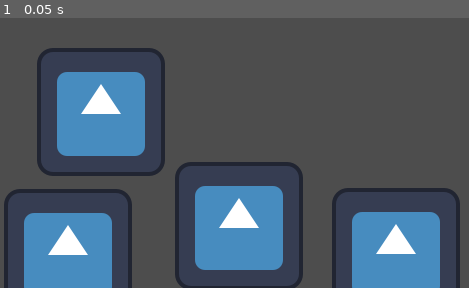
Above: before the commit, frame 1.
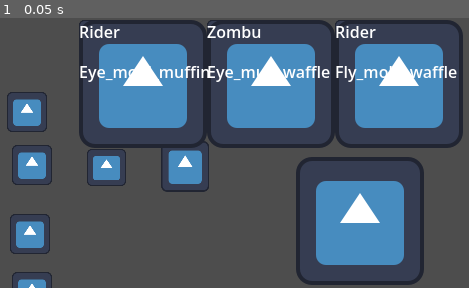
Above: after the commit, the same moment.

Repository: KiberDimon/OurTvorenie
Game: Godot game, scene res://scenes/main_ui.tscn
Two runs of this game, one before a commit and one after it. Both use one fixed random seed, a clock stepped at 60 frames per second and the inputs below. This scene is started directly instead of the project's main scene. The engine's default icon, where the game draws it, is replaced by a stand-in: a white triangle on a blue panel in a dark square.
Inputs:
- Up to frame 1 (0.05 s): no input

The runs differ from the first frame. In frame 1, 50% of the frame differs, in the area x 0-99%, y 0-100%.

Commit message:
Гости пришли

Diff:
--- /dev/null
+++ b/resources/guests/arahno.tres
@@ -0,0 +1,11 @@
+[gd_resource type="Resource" script_class="GuestData" format=3 uid="uid://6lcj56u7ajar"]
+
+[ext_resource type="Script" uid="uid://xnyy3k1u1ref" path="res://scripts/guest_data.gd" id="1_beatn"]
+[ext_resource type="Texture2D" uid="uid://coxfn4vjoty7y" path="res://assets/icon.svg" id="2_gs0gt"]
+
+[resource]
+script = ExtResource("1_beatn")
+id = &"arahno"
+display_name = "Arahno"
+texture = ExtResource("2_gs0gt")
+metadata/_custom_type_script = "uid://xnyy3k1u1ref"
--- /dev/null
+++ b/resources/guests/lurker.tres
@@ -0,0 +1,11 @@
+[gd_resource type="Resource" script_class="GuestData" format=3 uid="uid://d0x4iarce7skw"]
+
+[ext_resource type="Script" uid="uid://xnyy3k1u1ref" path="res://scripts/guest_data.gd" id="1_e8kx6"]
+[ext_resource type="Texture2D" uid="uid://coxfn4vjoty7y" path="res://assets/icon.svg" id="2_2k8ue"]
+
+[resource]
+script = ExtResource("1_e8kx6")
+id = &"lurker"
+display_name = "Lurker"
+texture = ExtResource("2_2k8ue")
+metadata/_custom_type_script = "uid://xnyy3k1u1ref"
--- /dev/null
+++ b/resources/guests/rider.tres
@@ -0,0 +1,11 @@
+[gd_resource type="Resource" script_class="GuestData" format=3 uid="uid://csm6ok0fww6ea"]
+
+[ext_resource type="Script" uid="uid://xnyy3k1u1ref" path="res://scripts/guest_data.gd" id="1_r8ug4"]
+[ext_resource type="Texture2D" uid="uid://coxfn4vjoty7y" path="res://assets/icon.svg" id="2_o6mve"]
+
+[resource]
+script = ExtResource("1_r8ug4")
+id = &"rider"
+display_name = "Rider"
+texture = ExtResource("2_o6mve")
+metadata/_custom_type_script = "uid://xnyy3k1u1ref"
--- /dev/null
+++ b/resources/guests/shkelet.tres
@@ -0,0 +1,11 @@
+[gd_resource type="Resource" script_class="GuestData" format=3 uid="uid://0bvn2q0byoxn"]
+
+[ext_resource type="Script" uid="uid://xnyy3k1u1ref" path="res://scripts/guest_data.gd" id="1_j0mei"]
+[ext_resource type="Texture2D" uid="uid://coxfn4vjoty7y" path="res://assets/icon.svg" id="2_u2by5"]
+
+[resource]
+script = ExtResource("1_j0mei")
+id = &"shkelet"
+display_name = "Shkelet"
+texture = ExtResource("2_u2by5")
+metadata/_custom_type_script = "uid://xnyy3k1u1ref"
--- /dev/null
+++ b/resources/guests/zombie.tres
@@ -0,0 +1,11 @@
+[gd_resource type="Resource" script_class="GuestData" format=3 uid="uid://108cqji8i2p0"]
+
+[ext_resource type="Script" uid="uid://xnyy3k1u1ref" path="res://scripts/guest_data.gd" id="1_jxxsv"]
+[ext_resource type="Texture2D" uid="uid://coxfn4vjoty7y" path="res://assets/icon.svg" id="2_a7yrf"]
+
+[resource]
+script = ExtResource("1_jxxsv")
+id = &"zombie"
+display_name = "Zombu"
+texture = ExtResource("2_a7yrf")
+metadata/_custom_type_script = "uid://xnyy3k1u1ref"
--- a/scenes/dessert_item.tscn
+++ b/scenes/dessert_item.tscn
@@ -17,6 +17,7 @@
 offset_bottom = 40.0
 
 [node name="NameLabel" type="Label" parent="." unique_id=1094481345]
+z_index = 1
 layout_mode = 0
 offset_right = 40.0
 offset_bottom = 23.0
--- /dev/null
+++ b/scenes/guest_slot.tscn
@@ -0,0 +1,39 @@
+[gd_scene format=3 uid="uid://c0tvswio13s16"]
+
+[ext_resource type="Script" uid="uid://brfaid82c8vs" path="res://scripts/guest_slot.gd" id="1_2hnih"]
+
+[node name="GuestSlot" type="Control" unique_id=301341932]
+layout_mode = 3
+anchors_preset = 15
+anchor_right = 1.0
+anchor_bottom = 1.0
+offset_right = -352.0
+offset_bottom = -142.0
+grow_horizontal = 2
+grow_vertical = 2
+size_flags_horizontal = 3
+script = ExtResource("1_2hnih")
+
+[node name="GuestName" type="Label" parent="." unique_id=1195850699]
+z_index = 1
+layout_mode = 0
+offset_right = 40.0
+offset_bottom = 23.0
+
+[node name="OrderName" type="Label" parent="." unique_id=428579326]
+z_index = 1
+layout_mode = 0
+offset_top = 40.0
+offset_right = 40.0
+offset_bottom = 63.0
+
+[node name="Portrait" type="TextureRect" parent="." unique_id=1054600422]
+layout_mode = 0
+offset_right = 40.0
+offset_bottom = 40.0
+expand_mode = 1
+
+[node name="OrderIcon" type="TextureRect" parent="." unique_id=1734960923]
+layout_mode = 0
+offset_right = 40.0
+offset_bottom = 40.0
--- a/scenes/main_ui.tscn
+++ b/scenes/main_ui.tscn
@@ -5,8 +5,19 @@
 [ext_resource type="Resource" uid="uid://dnqynwy6kba1f" path="res://resources/ingredients/topping/eye_topping.tres" id="2_j6a7c"]
 [ext_resource type="Resource" uid="uid://ouenind7kr8c" path="res://resources/ingredients/cream/mud_cream.tres" id="3_scoti"]
 [ext_resource type="Resource" uid="uid://bq28vpp5ert15" path="res://resources/ingredients/base/muffin_base.tres" id="4_i1gbh"]
+[ext_resource type="Resource" uid="uid://d2nfvcckhbp1v" path="res://resources/ingredients/base/cornet_base.tres" id="5_bn1ek"]
+[ext_resource type="Resource" uid="uid://bxfc4kigpgbhc" path="res://resources/ingredients/base/cocktail_base.tres" id="7_eb3wa"]
+[ext_resource type="Script" uid="uid://bc0q8vyjg4nnf" path="res://scripts/queue_manager.gd" id="10_82kx8"]
 [ext_resource type="PackedScene" uid="uid://b63ia4ah2tngg" path="res://scenes/ingredient_card.tscn" id="10_r0apq"]
+[ext_resource type="PackedScene" uid="uid://c0tvswio13s16" path="res://scenes/guest_slot.tscn" id="11_j03cv"]
+[ext_resource type="Script" uid="uid://8hxo61u7kwkr" path="res://scripts/guest_pool.gd" id="11_jnl7h"]
 [ext_resource type="Texture2D" uid="uid://coxfn4vjoty7y" path="res://assets/icon.svg" id="11_r0apq"]
+[ext_resource type="Script" uid="uid://xnyy3k1u1ref" path="res://scripts/guest_data.gd" id="12_rx44x"]
+[ext_resource type="Resource" uid="uid://csm6ok0fww6ea" path="res://resources/guests/rider.tres" id="13_j03cv"]
+[ext_resource type="Resource" uid="uid://6lcj56u7ajar" path="res://resources/guests/arahno.tres" id="14_rbpqj"]
+[ext_resource type="Resource" uid="uid://d0x4iarce7skw" path="res://resources/guests/lurker.tres" id="15_eigca"]
+[ext_resource type="Resource" uid="uid://108cqji8i2p0" path="res://resources/guests/zombie.tres" id="16_tshsl"]
+[ext_resource type="Resource" uid="uid://0bvn2q0byoxn" path="res://resources/guests/shkelet.tres" id="17_1t7kk"]
 
 [node name="MainUI" type="Control" unique_id=1500070565]
 layout_mode = 3
@@ -27,23 +38,25 @@
 [node name="Cauldron" type="Control" parent="." unique_id=1331123795]
 anchors_preset = 0
 offset_left = 404.0
-offset_top = 207.0
+offset_top = 269.0
 offset_right = 444.0
-offset_bottom = 247.0
+offset_bottom = 309.0
 script = ExtResource("2_i1gbh")
 
 [node name="TextureRect" type="TextureRect" parent="Cauldron" unique_id=1183088268]
 layout_mode = 0
-offset_left = -72.0
-offset_top = -37.0
-offset_right = 56.0
-offset_bottom = 91.0
+offset_left = -108.0
+offset_top = -130.0
+offset_right = 20.0
+offset_bottom = -2.0
 texture = ExtResource("11_r0apq")
 
 [node name="IngredientList" type="Control" parent="." unique_id=183196154]
 anchors_preset = 0
-offset_right = 40.0
-offset_bottom = 40.0
+offset_left = -9.0
+offset_top = 43.0
+offset_right = 31.0
+offset_bottom = 83.0
 
 [node name="ToppingCards" type="Control" parent="IngredientList" unique_id=1360043338]
 anchors_preset = 0
@@ -64,9 +77,13 @@
 
 [node name="TextureRect" type="TextureRect" parent="IngredientList/ToppingCards/EyeTopping" unique_id=419315689]
 layout_mode = 0
-offset_right = 40.0
-offset_bottom = 40.0
+offset_left = 166.0
+offset_top = -91.0
+offset_right = 206.0
+offset_bottom = -51.0
+scale = Vector2(1.2087102, 1.2710161)
 texture = ExtResource("11_r0apq")
+expand_mode = 1
 
 [node name="CreamCards" type="Control" parent="IngredientList" unique_id=1625447925]
 anchors_preset = 0
@@ -83,9 +100,12 @@
 
 [node name="TextureRect" type="TextureRect" parent="IngredientList/CreamCards/MudCream" unique_id=1768565590]
 layout_mode = 0
-offset_right = 40.0
-offset_bottom = 40.0
+offset_left = 59.0
+offset_top = 58.0
+offset_right = 98.0
+offset_bottom = 95.0
 texture = ExtResource("11_r0apq")
+expand_mode = 1
 
 [node name="BaseCards" type="Control" parent="IngredientList" unique_id=1027731840]
 anchors_preset = 0
@@ -102,6 +122,78 @@
 
 [node name="TextureRect" type="TextureRect" parent="IngredientList/BaseCards/MuffinBase" unique_id=240757921]
 layout_mode = 0
-offset_right = 40.0
-offset_bottom = 40.0
+offset_left = -156.0
+offset_top = 9.0
+offset_right = -116.0
+offset_bottom = 49.0
 texture = ExtResource("11_r0apq")
+expand_mode = 1
+
+[node name="CocktailBase" parent="IngredientList/BaseCards" unique_id=398732684 instance=ExtResource("10_r0apq")]
+layout_mode = 0
+ingredient = ExtResource("7_eb3wa")
+
+[node name="TextureRect" type="TextureRect" parent="IngredientList/BaseCards/CocktailBase" unique_id=1622243172]
+layout_mode = 0
+offset_left = 21.0
+offset_top = 84.0
+offset_right = 61.0
+offset_bottom = 124.0
+texture = ExtResource("11_r0apq")
+expand_mode = 1
+
+[node name="CornetBase" parent="IngredientList/BaseCards" unique_id=1688859407 instance=ExtResource("10_r0apq")]
+layout_mode = 0
+ingredient = ExtResource("5_bn1ek")
+
+[node name="TextureRect" type="TextureRect" parent="IngredientList/BaseCards/CornetBase" unique_id=1712398417]
+layout_mode = 0
+offset_left = 21.0
+offset_top = 211.0
+offset_right = 61.0
+offset_bottom = 251.0
+texture = ExtResource("11_r0apq")
+expand_mode = 1
+
+[node name="WaffleBase" parent="IngredientList/BaseCards" unique_id=1163954026 instance=ExtResource("10_r0apq")]
+layout_mode = 0
+offset_left = 175.0
+offset_top = 144.0
+offset_right = 215.0
+offset_bottom = 184.0
+ingredient = ExtResource("4_i1gbh")
+
+[node name="TextureRect" type="TextureRect" parent="IngredientList/BaseCards/WaffleBase" unique_id=310053459]
+layout_mode = 0
+offset_left = -159.0
+offset_top = -113.0
+offset_right = -119.0
+offset_bottom = -73.0
+texture = ExtResource("11_r0apq")
+expand_mode = 1
+
+[node name="QueueManager" type="Control" parent="." unique_id=909148876 node_paths=PackedStringArray("guest_pool", "slot_container")]
+anchors_preset = 0
+script = ExtResource("10_82kx8")
+guest_pool = NodePath("GuestPool")
+slot_container = NodePath("SlotContainer")
+guest_scene = ExtResource("11_j03cv")
+
+[node name="GuestPool" type="Node" parent="QueueManager" unique_id=38253915]
+script = ExtResource("11_jnl7h")
+all_guests = Array[ExtResource("12_rx44x")]([ExtResource("13_j03cv"), ExtResource("14_rbpqj"), ExtResource("15_eigca"), ExtResource("16_tshsl"), ExtResource("17_1t7kk")])
+
+[node name="SlotContainer" type="HBoxContainer" parent="QueueManager" unique_id=600424774]
+layout_mode = 0
+offset_left = 79.0
+offset_top = 2.0
+offset_right = 79.0
+offset_bottom = 2.0
+theme_override_constants/separation = 128
+
+[node name="MoneyLabel" type="Label" parent="." unique_id=1409963451]
+layout_mode = 0
+offset_left = 144.0
+offset_top = 236.0
+offset_right = 184.0
+offset_bottom = 259.0
--- a/scripts/dessert_result.gd
+++ b/scripts/dessert_result.gd
@@ -4,3 +4,4 @@
 @export var display_name: String
 @export var texture: Texture2D       # Картинка готового десерта
 @export var description: String
+@export var price: int = 10
--- /dev/null
+++ b/scripts/guest_data.gd
@@ -0,0 +1,7 @@
+# GuestData.gd
+class_name GuestData
+extends Resource
+
+@export var id: StringName
+@export var display_name: String
+@export var texture: Texture2D
--- /dev/null
+++ b/scripts/guest_pool.gd
@@ -0,0 +1,17 @@
+# GuestPool.gd
+extends Node
+class_name GuestPool
+@export var all_guests: Array[GuestData] = []
+
+func get_random_guest() -> GuestData:
+	if all_guests.is_empty():
+		return null
+	return all_guests[randi() % all_guests.size()]
+
+func get_random_dessert() -> DessertResult:
+	# Берём случайный рецепт и возвращаем его результат
+	var recipes = RecipeManager.recipes
+	if recipes.is_empty():
+		return null
+	var random_recipe: Recipe = recipes[randi() % recipes.size()]
+	return random_recipe.result
--- /dev/null
+++ b/scripts/guest_slot.gd
@@ -0,0 +1,39 @@
+# GuestSlot.gd
+class_name GuestSlot
+extends Control
+
+var queue_manager: QueueManager
+var ordered_dessert: DessertResult
+var guest_data: GuestData
+
+@onready var portrait: TextureRect = $Portrait
+@onready var order_icon: TextureRect = $OrderIcon
+@onready var order_name: Label = $OrderName
+@onready var guest_name: Label = $GuestName
+
+func setup(guest: GuestData, dessert: DessertResult):
+	guest_data = guest
+	ordered_dessert = dessert
+
+	portrait.texture = guest.texture
+	order_icon.texture = dessert.texture
+	order_name.text = dessert.display_name
+	guest_name.text = guest.display_name
+
+# Этот метод вызывается, когда на GuestSlot перетаскивают DessertItem
+func _can_drop_data(at_position: Vector2, data: Variant) -> bool:
+	return data.has("dessert_item")
+
+func _drop_data(at_position: Vector2, data: Variant) -> void:
+	var item: DessertItem = data["dessert_item"]
+
+	# Проверяем, тот ли десерт
+	var correct = ordered_dessert == item.dessert_result
+
+	# Сообщаем менеджеру
+	queue_manager._on_guest_served(self, item.dessert_result)
+
+	# Удаляем DessertItem с подноса
+	if item.get_parent():
+		item.get_parent().remove_child(item)
+	item.queue_free()
--- a/scripts/main_ui.gd
+++ b/scripts/main_ui.gd
@@ -6,13 +6,16 @@
 @onready var cream_cards = $IngredientList/CreamCards
 @onready var topping_cards = $IngredientList/ToppingCards
 @onready var tray: Control = $Tray
+@onready var queue_manager: QueueManager = $QueueManager
+@onready var money_label: Label = $MoneyLabel
+var money: int = 0
 
 func _ready():
 	# Соединяем сигналы
 	cauldron.ingredient_added.connect(_on_ingredient_added)
 	cauldron.dessert_ready.connect(_on_dessert_ready)
 	cauldron.cleared.connect(_on_cauldron_cleared)
-
+	queue_manager.guest_served.connect(_on_guest_served)
 	# Заполняем карточки из RecipeManager
 	_populate_cards()
 
@@ -48,6 +51,15 @@
 			card.mouse_filter = Control.MOUSE_FILTER_STOP
 			card.modulate = Color.WHITE
 
+func _on_guest_served(correct: bool, payment: int):
+	if correct:
+		money += payment
+		money_label.text = "Деньги: %d" % money
+		# Эффект: деньги летят в кассу
+	else:
+		# Эффект: гость уходит недовольный
+		pass
+
 func _get_container_for(category: Ingredient.Category) -> Control:
 	match category:
 		Ingredient.Category.BASE:
--- /dev/null
+++ b/scripts/queue_manager.gd
@@ -0,0 +1,51 @@
+# QueueManager.gd
+class_name QueueManager
+extends Control
+
+@export var guest_pool: GuestPool
+@export var slot_container: Control
+@export var guest_scene: PackedScene  # guest.tscn
+
+var _slots: Array[GuestSlot] = []
+var _max_slots: int = 3
+
+signal guest_served(correct: bool, payment: int)
+
+func _ready():
+	_spawn_initial_guests()
+
+func _spawn_initial_guests():
+	for i in range(_max_slots):
+		var slot = preload("res://scenes/guest_slot.tscn").instantiate()
+		slot_container.add_child(slot)
+		_slots.append(slot)
+		slot.queue_manager = self
+		_fill_slot(slot)
+
+func _fill_slot(slot: GuestSlot):
+	var guest_data = guest_pool.get_random_guest()
+	var dessert = guest_pool.get_random_dessert()
+	if guest_data and dessert:
+		slot.setup(guest_data, dessert)
+
+func _on_guest_served(slot: GuestSlot, served_dessert: DessertResult):
+	var correct = slot.ordered_dessert == served_dessert
+	var payment = served_dessert.price if correct else 0  # если добавишь цену в DessertResult
+
+	guest_served.emit(correct, payment)
+
+	# Удаляем обслуженный слот (гость уходит)
+	var index = _slots.find(slot)
+	if index != -1:
+		slot.queue_free()
+		_slots.remove_at(index)
+
+	# Сдвигаем оставшиеся слоты визуально (если нужно)
+	# HBoxContainer сделает это автоматически при удалении
+
+	# Добавляем нового гостя в конец очереди
+	var new_slot = preload("res://scenes/guest_slot.tscn").instantiate()
+	slot_container.add_child(new_slot)
+	_slots.append(new_slot)
+	new_slot.queue_manager = self
+	_fill_slot(new_slot)
Not shown, added: scripts/guest_data.gd.uid
Not shown, added: scripts/guest_pool.gd.uid
Not shown, added: scripts/guest_slot.gd.uid
Not shown, added: scripts/queue_manager.gd.uid
